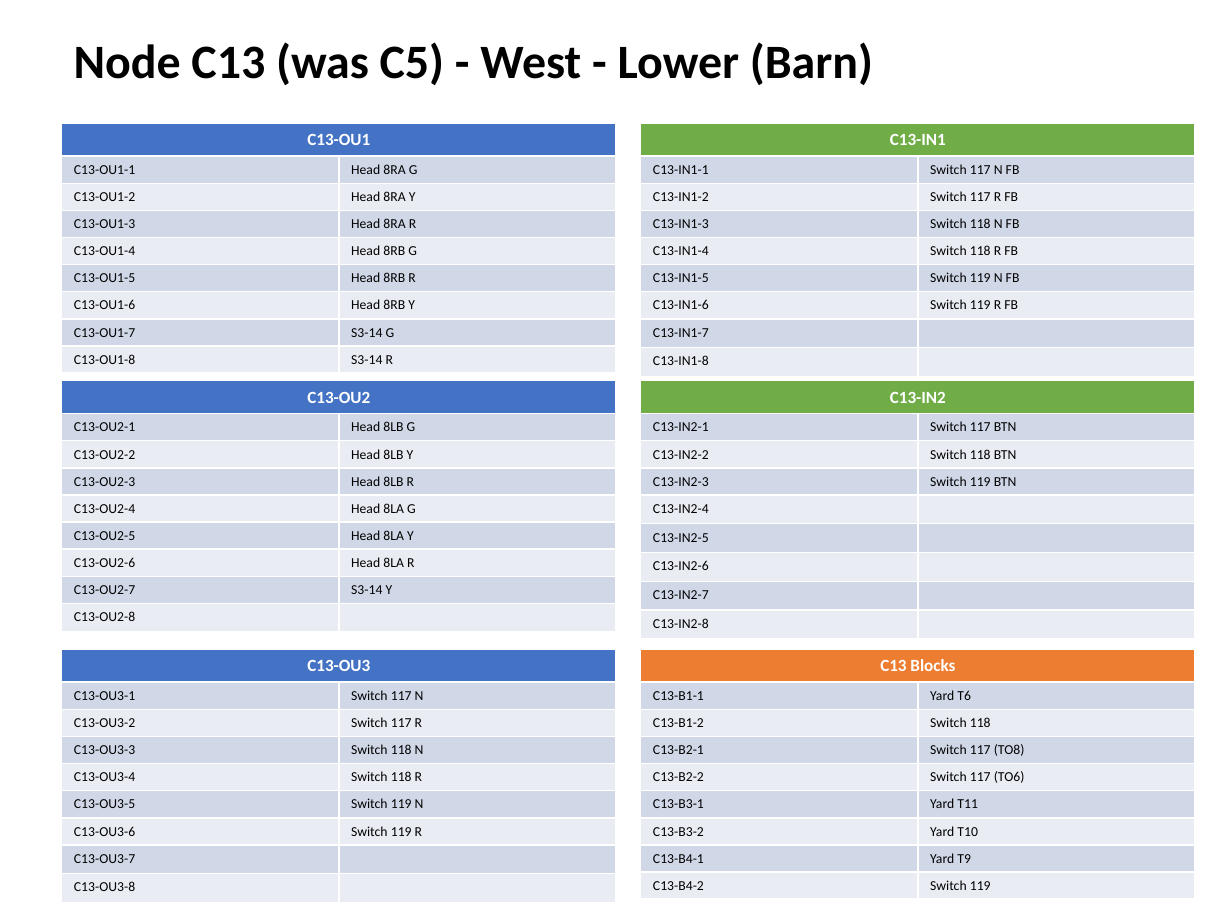
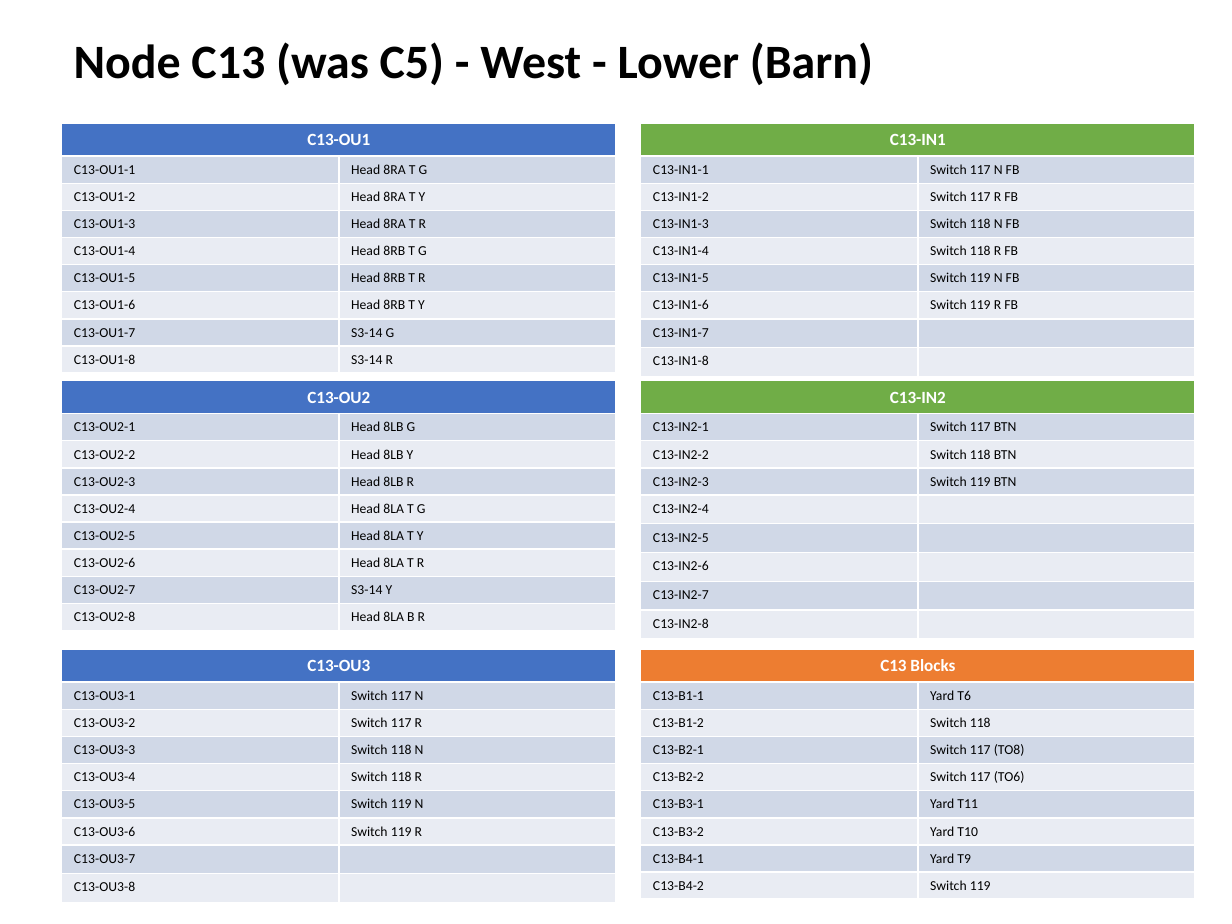
Before and after one commit to lnevo/hart, a slide deck: slide 9 of docs/wiring/Wiring_Schematic.pptx. Drawn at 1232x924 pixels with LibreOffice and Linux fonts; fonts in the diff are those of the drawing. Boxes give left, top, right and bottom in pixels: in the first picture for what was removed or moved away, otherwise in the second. Text is boxed around its words. In the diff, an @@ line names an element or a change of style, - is before the commit and + after.

```diff
--- a/docs/wiring/Wiring_Schematic.pptx
+++ b/docs/wiring/Wiring_Schematic.pptx
@@ table at <box>62,123,616,368</box> @@
-row 2, column 2: Head 8RA G
+row 2, column 2: Head 8RA T G
-row 3, column 2: Head 8RA Y
+row 3, column 2: Head 8RA T Y
-row 4, column 2: Head 8RA R
+row 4, column 2: Head 8RA T R
-row 5, column 2: Head 8RB G
+row 5, column 2: Head 8RB T G
-row 6, column 2: Head 8RB R
+row 6, column 2: Head 8RB T R
-row 7, column 2: Head 8RB Y
+row 7, column 2: Head 8RB T Y
@@ table at <box>62,381,616,625</box> @@
-row 5, column 2: Head 8LA G
+row 5, column 2: Head 8LA T G
-row 6, column 2: Head 8LA Y
+row 6, column 2: Head 8LA T Y
-row 7, column 2: Head 8LA R
+row 7, column 2: Head 8LA T R
-row 9, column 2: 
+row 9, column 2: Head 8LA B R
```
Also in this commit, not shown: 5 other slides changed, 15 other files.
